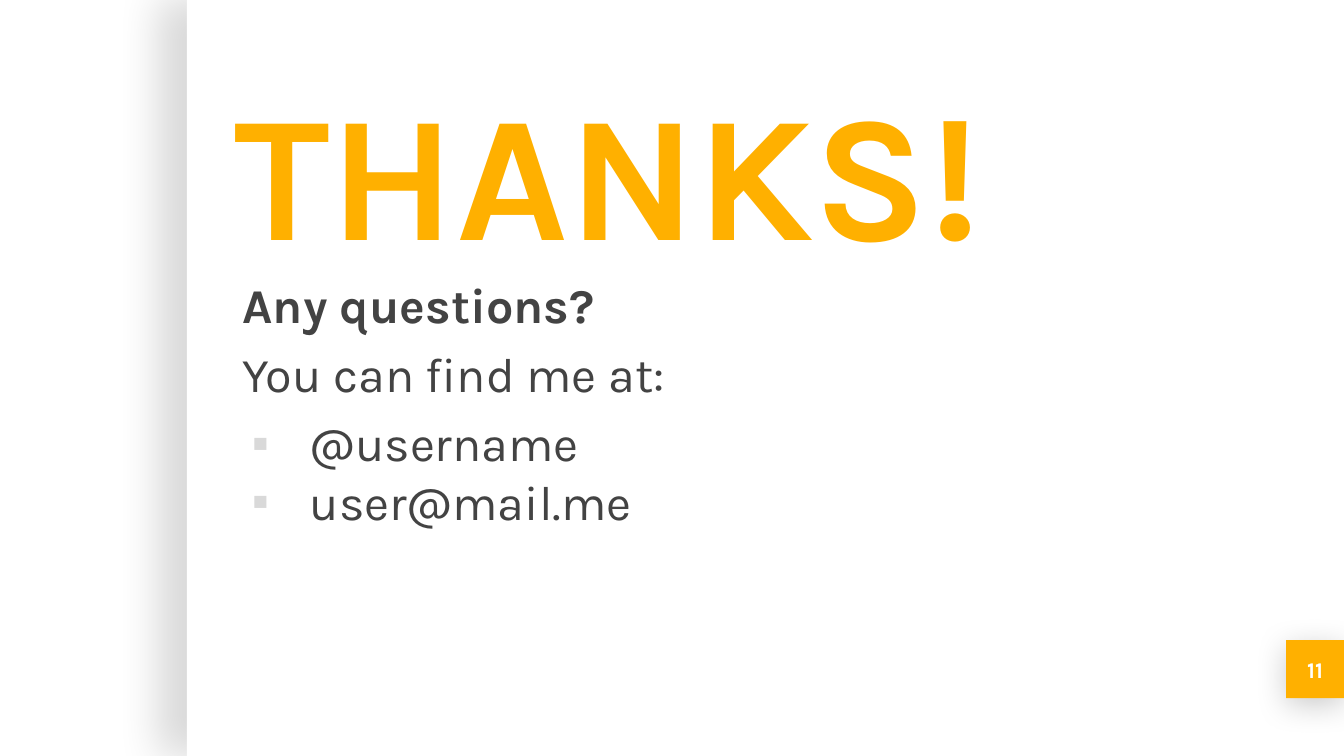
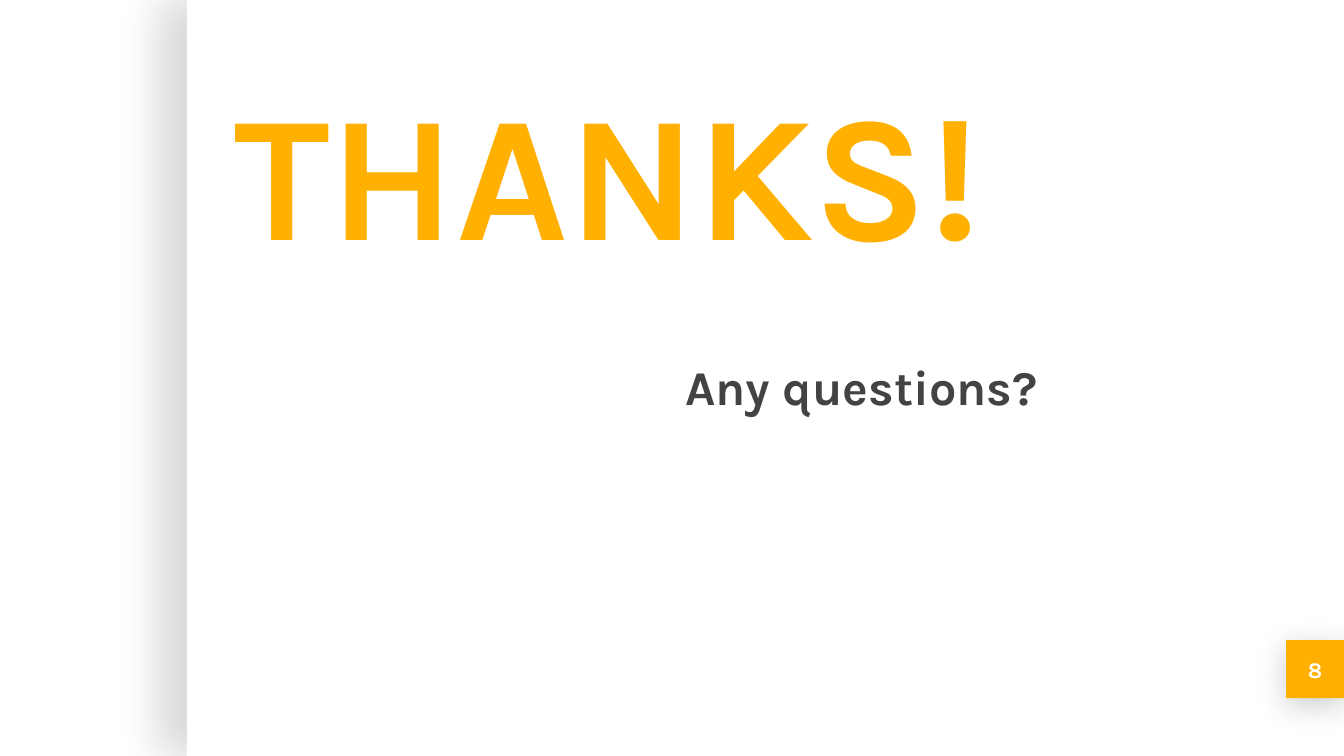
Before and after one commit to iphearum/G1ChatApp, a slide deck: slide 10 of ChatApp.pptx (slide 11 before the commit). Drawn at 1344x756 pixels with LibreOffice and Linux fonts; fonts in the diff are those of the drawing; background and template pictures are left out. Boxes give left, top, right and bottom in pixels: in the first picture for what was removed or moved away, otherwise in the second. Text is boxed around its words. In the diff, an @@ line names an element or a change of style, - is before the commit and + after.

```diff
--- a/ChatApp.pptx
+++ b/ChatApp.pptx
@@ subtitle at [242, 358, 664, 529]: paragraphs removed @@
-You can find me at:
-▪ @username
-▪ user@mail.me
@@ subtitle "Any questions?": place and size @@
-subtitle "Any questions?" at [242, 288, 664, 529]
+subtitle "Any questions?" at [685, 370, 1038, 417]
@@ text at [1308, 663, 1322, 679]: text changed @@
-11
+8
```
Also in this commit, not shown: 3 other slides changed, 5 slides added, 8 slides removed, 31 other files.
